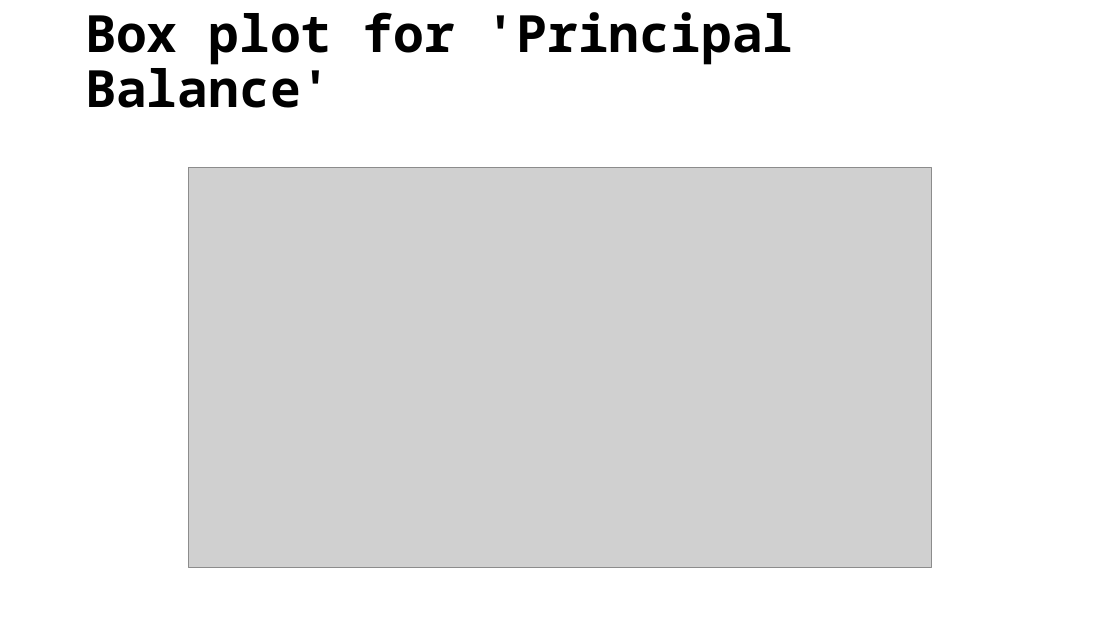
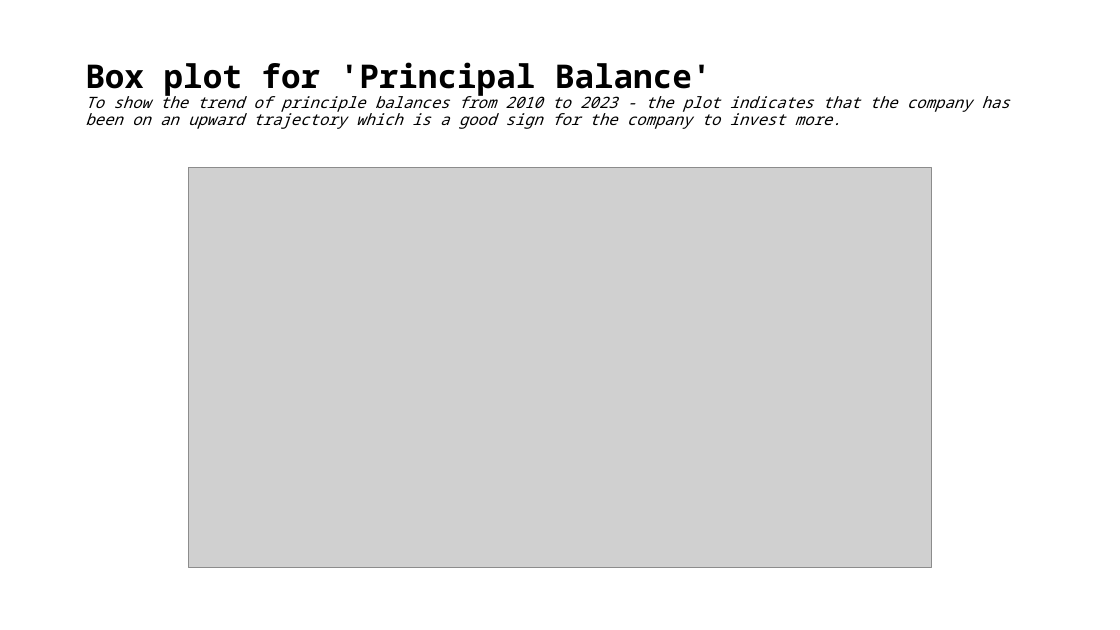
Before and after one commit to 1Wambugu/Final-project, a slide deck: slide 2 of Loan Book Analysis.pptx. Drawn at 1120x630 pixels with LibreOffice and Linux fonts; fonts in the diff are those of the drawing; grey boxes stand for pictures; background and template pictures are left out. Boxes give left, top, right and bottom in pixels: in the first picture for what was removed or moved away, otherwise in the second. Text is boxed around its words. In the diff, an @@ line names an element or a change of style, - is before the commit and + after.

```diff
--- a/Loan Book Analysis.pptx
+++ b/Loan Book Analysis.pptx
@@ title at (x1=85, y1=62, x2=1010, y2=129): text changed; size 44 to 13.3 pt; bold off; italic on @@
-Box plot for 'Principal Balance'
+Box plot for 'Principal Balance'
+To show the trend of principle balances from 2010 to 2023 - the plot indicates that the company has been on an upward trajectory which is a good sign for the company to invest more.
```
Also in this commit, not shown: 5 other slides changed, 1 other file.
